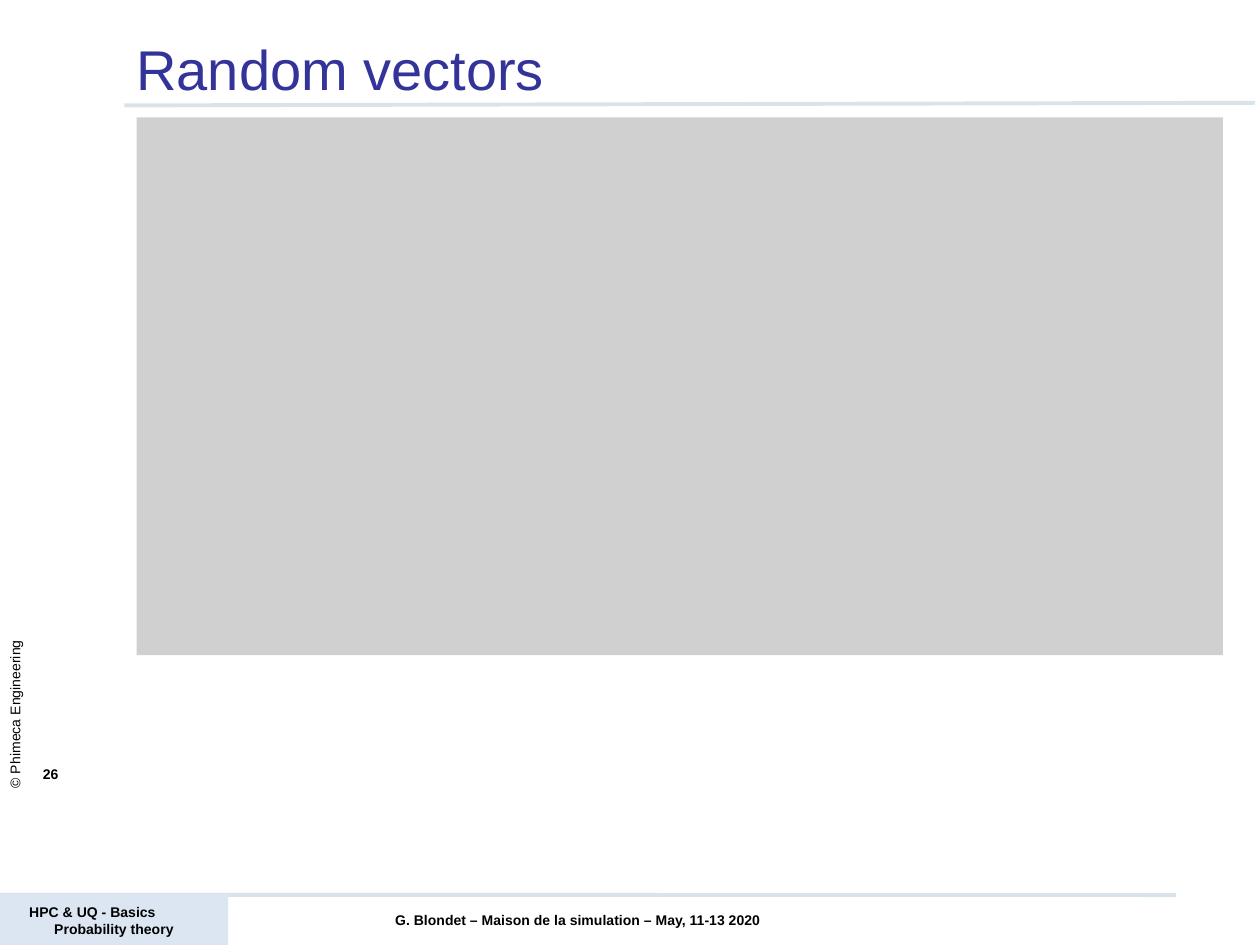
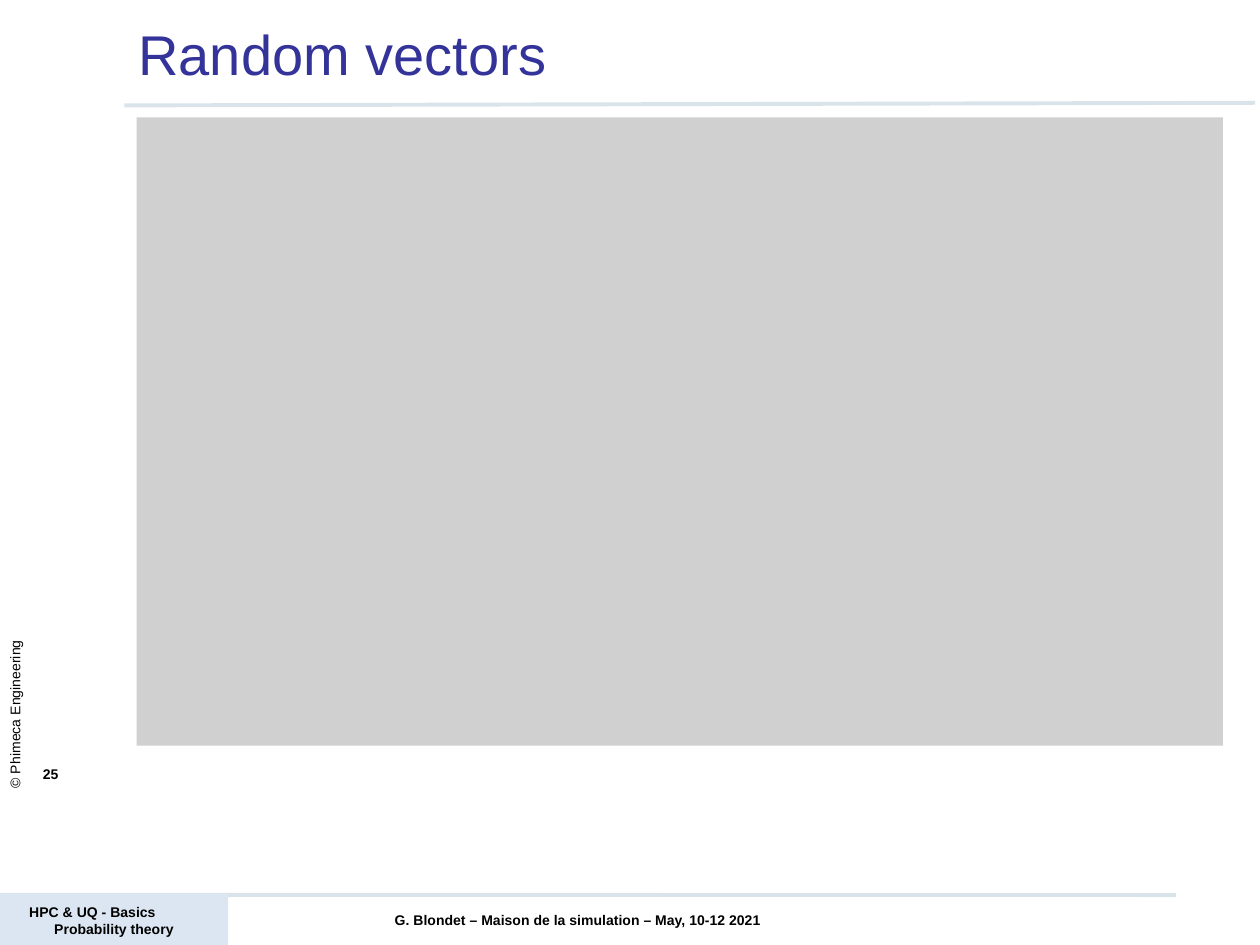
Before and after one commit to mbaudin47/hpcuqtraining, a slide deck: slide 25 of 2021/Courses/Probability/PRACE_D1_Probability_theory_basics_2021.pptx (slide 26 before the commit). Drawn at 1260x945 pixels with LibreOffice and Linux fonts; fonts in the diff are those of the drawing; grey boxes stand for pictures; background and template pictures are left out. Boxes give left, top, right and bottom in pixels: in the first picture for what was removed or moved away, otherwise in the second. Text is boxed around its words. In the diff, an @@ line names an element or a change of style, - is before the commit and + after.

```diff
--- a/2021/Courses/Probability/PRACE_D1_Probability_theory_basics_2021.pptx
+++ b/2021/Courses/Probability/PRACE_D1_Probability_theory_basics_2021.pptx
@@ title "Random vectors" moved from (x1=136, y1=49, x2=544, y2=91) to (x1=138, y1=34, x2=546, y2=76) @@
@@ title "Random vectors" at (x1=138, y1=34, x2=546, y2=76): alignment left to justified @@
@@ picture resized from (x1=136, y1=117, x2=1222, y2=655) to (x1=136, y1=117, x2=1222, y2=746) @@
@@ page number at (x1=43, y1=769, x2=59, y2=779): text changed @@
-26
+25
@@ text at (x1=395, y1=915, x2=760, y2=928): text changed @@
-G. Blondet – Maison de la simulation – May, 11-13 2020
+G. Blondet – Maison de la simulation – May, 10-12 2021
```
Also in this commit, not shown: 28 other slides changed, 1 slide added, 1 slide removed, 3 other files.
